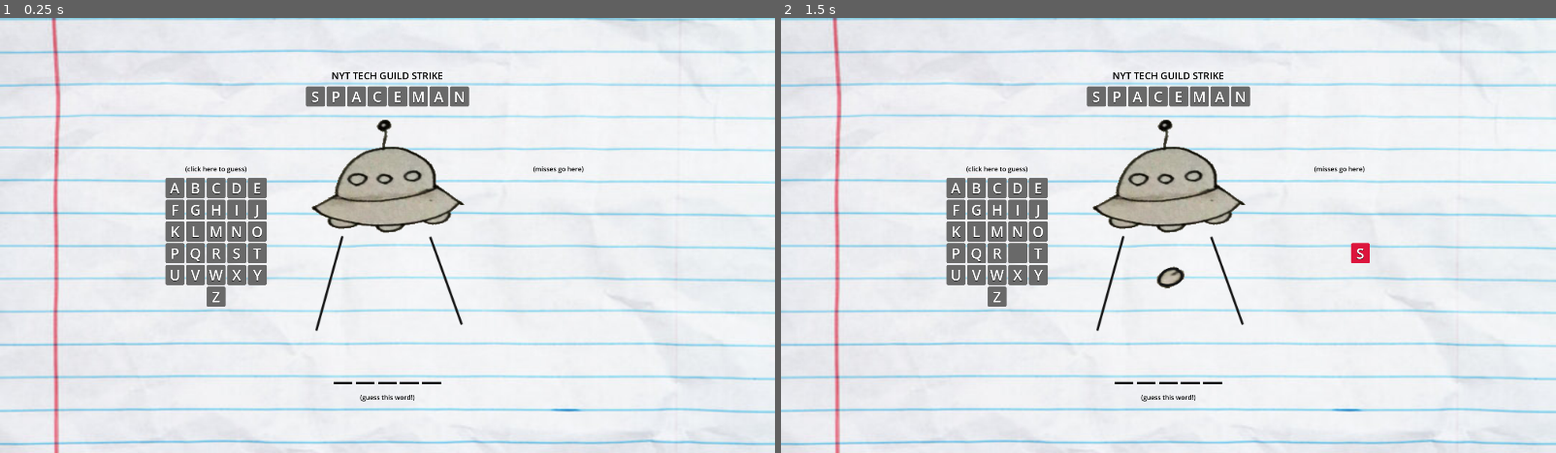
Above: before the commit, frames 1-2 (left to right).
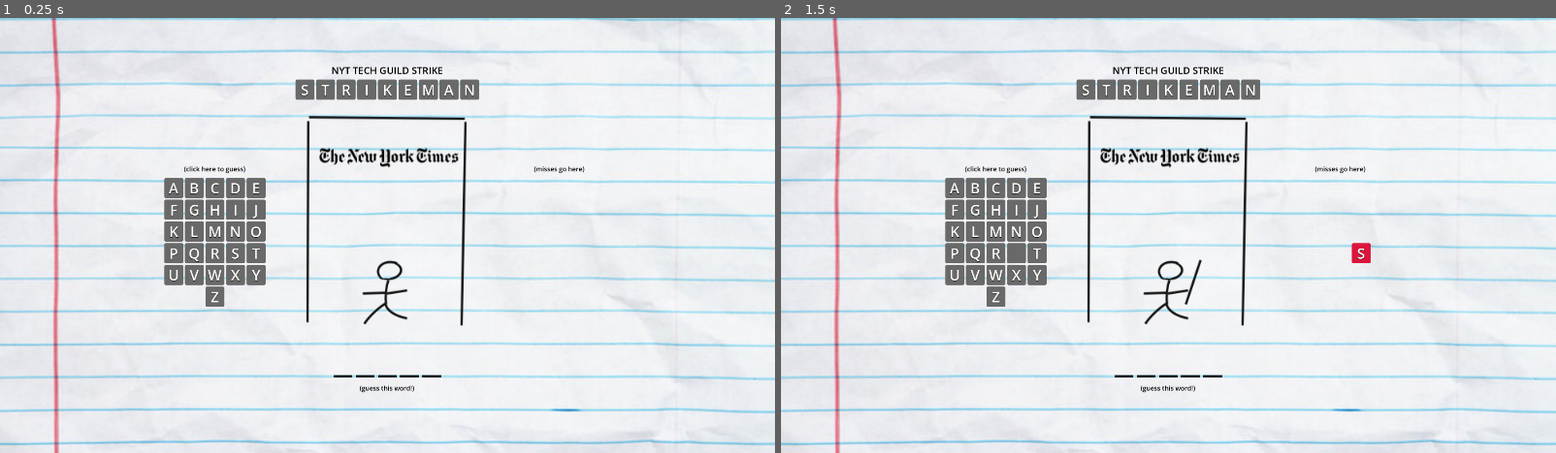
Above: after the commit, the same moments.

Repository: hnelken/techguild-strikeman
Game: Godot game, scene res://game.tscn
The game is run twice, just before and just after one commit, with the same random seed, the same clock (stepped at 60 frames per second) and the same inputs.
Inputs (mouse positions are in pixels of both pictures, inside the frame that each line leads up to):
- Up to frame 1 (0.25 s): no input
- Up to frame 2 (1.5 s): tap Enter at 0.5, 1.25 s; move the mouse to (1339, 213) at 0.52 s; click (1339, 213) at 0.67 s; move the mouse to (1013, 257) at 1.27 s; click (1013, 257) at 1.42 s

The runs differ from the first frame. In frame 1, 6.2% of the frame differs, in the area x 21-76%, y 11-89%; in frame 2, 6.4%, in the area x 21-77%, y 11-89%.

Commit message:
makeover as strikeman

Diff:
--- a/LetterModel/SPACEMAN/title_C.tres
+++ b/LetterModel/STRIKEMAN/title_I.tres
@@ -1,8 +1,8 @@
-[gd_resource type="Resource" script_class="TitleLetterModel" load_steps=2 format=3 uid="uid://btoj5mbon4l5b"]
+[gd_resource type="Resource" script_class="TitleLetterModel" load_steps=2 format=3 uid="uid://ca5j05ugwp6sj"]
 
-[ext_resource type="Script" path="res://LetterModel/title_letter_model.gd" id="1_sw581"]
+[ext_resource type="Script" path="res://LetterModel/title_letter_model.gd" id="1_4dwos"]
 
 [resource]
-script = ExtResource("1_sw581")
-letter = "C"
+script = ExtResource("1_4dwos")
+letter = "I"
 hasBeenGuessed = false
--- /dev/null
+++ b/LetterModel/STRIKEMAN/title_K.tres
@@ -0,0 +1,8 @@
+[gd_resource type="Resource" script_class="TitleLetterModel" load_steps=2 format=3 uid="uid://do53oakfrr77w"]
+
+[ext_resource type="Script" path="res://LetterModel/title_letter_model.gd" id="1_bqiqe"]
+
+[resource]
+script = ExtResource("1_bqiqe")
+letter = "K"
+hasBeenGuessed = false
--- a/LetterModel/SPACEMAN/title_P.tres
+++ b/LetterModel/STRIKEMAN/title_R.tres
@@ -1,8 +1,8 @@
-[gd_resource type="Resource" script_class="TitleLetterModel" load_steps=2 format=3 uid="uid://ca5j05ugwp6sj"]
+[gd_resource type="Resource" script_class="TitleLetterModel" load_steps=2 format=3 uid="uid://btoj5mbon4l5b"]
 
-[ext_resource type="Script" path="res://LetterModel/title_letter_model.gd" id="1_4dwos"]
+[ext_resource type="Script" path="res://LetterModel/title_letter_model.gd" id="1_sw581"]
 
 [resource]
-script = ExtResource("1_4dwos")
-letter = "P"
+script = ExtResource("1_sw581")
+letter = "R"
 hasBeenGuessed = false
--- /dev/null
+++ b/LetterModel/STRIKEMAN/title_T.tres
@@ -0,0 +1,8 @@
+[gd_resource type="Resource" script_class="TitleLetterModel" load_steps=2 format=3 uid="uid://dam041gnxywc4"]
+
+[ext_resource type="Script" path="res://LetterModel/title_letter_model.gd" id="1_h0qof"]
+
+[resource]
+script = ExtResource("1_h0qof")
+letter = "T"
+hasBeenGuessed = false
--- a/game.gd
+++ b/game.gd
@@ -29,10 +29,11 @@
 @onready var wordContainer: WordContainer = %WordContainer
 @onready var inputLetterList: LetterList = %InputLetterList
 @onready var wrongLetterList: LetterList = %WrongLetterList
-@onready var spacemanTexture: TextureRect = %SpacemanTexture
+@onready var strikemanTexture: TextureRect = %StrikemanTexture
 
 func _ready() -> void:
 	_assignCurrentWord()
+	_updateTexture()
 	inputLetterList.onLetterTapped.connect(_handleLetterTapped)
 
 func _assignCurrentWord() -> void:
@@ -51,12 +52,12 @@
 		numberOfMistakes += 1
 		wrongLetterList.handleGuess(letter)
 
-	_updateSpaceman()
+	_updateTexture()
 	_handleGameOverIfNeeded()
 
-func _updateSpaceman() -> void:
-	var imageName = "res://Spaceman/spaceman-" + str(numberOfMistakes) + ".png"
-	spacemanTexture.texture = load(imageName)
+func _updateTexture() -> void:
+	var imageName = "res://Strikeman/strikeman-" + str(numberOfMistakes) + ".png"
+	strikemanTexture.texture = load(imageName)
 
 func _handleGameOverIfNeeded() -> void:
 	var isPuzzleSolved = wordContainer.isWordSolved()
@@ -66,4 +67,3 @@
 
 	isGameOver = true
 	wordContainer.revealWord()
-	print("win: " + str(isPuzzleSolved))
--- a/game.tscn
+++ b/game.tscn
@@ -6,24 +6,29 @@
 [ext_resource type="PackedScene" uid="uid://c2lfsrgg2yg77" path="res://letter_list.tscn" id="2_gc47r"]
 [ext_resource type="Theme" uid="uid://d3ofljg7iynf2" path="res://game_theme.tres" id="3_yd5n8"]
 [ext_resource type="PackedScene" uid="uid://swqg36yihjq6" path="res://letter.tscn" id="5_ims2l"]
-[ext_resource type="Resource" uid="uid://ca5j05ugwp6sj" path="res://LetterModel/SPACEMAN/title_P.tres" id="6_8vs55"]
-[ext_resource type="Resource" uid="uid://dam041gnxywc4" path="res://LetterModel/SPACEMAN/title_A.tres" id="7_6wbna"]
-[ext_resource type="Resource" uid="uid://cqd5b2a20773o" path="res://LetterModel/SPACEMAN/title_N.tres" id="8_hi3uk"]
-[ext_resource type="Resource" uid="uid://c88a7l6ovuw2p" path="res://LetterModel/SPACEMAN/title_S.tres" id="9_aod6v"]
-[ext_resource type="Resource" uid="uid://btoj5mbon4l5b" path="res://LetterModel/SPACEMAN/title_C.tres" id="9_ft8mt"]
-[ext_resource type="Resource" uid="uid://bpmdo6dp74rfn" path="res://LetterModel/SPACEMAN/title_E.tres" id="10_qqbmp"]
-[ext_resource type="Resource" uid="uid://kmp24l6pdw2g" path="res://LetterModel/SPACEMAN/title_M.tres" id="10_ttlbk"]
-[ext_resource type="Texture2D" uid="uid://cgbtnryquc1s7" path="res://Spaceman/spaceman-0.png" id="11_yu6qo"]
+[ext_resource type="Resource" uid="uid://dam041gnxywc4" path="res://LetterModel/STRIKEMAN/title_T.tres" id="7_6wbna"]
+[ext_resource type="Resource" uid="uid://cqd5b2a20773o" path="res://LetterModel/STRIKEMAN/title_N.tres" id="8_hi3uk"]
+[ext_resource type="Resource" uid="uid://btoj5mbon4l5b" path="res://LetterModel/STRIKEMAN/title_R.tres" id="8_hq5ei"]
+[ext_resource type="Resource" uid="uid://c88a7l6ovuw2p" path="res://LetterModel/STRIKEMAN/title_S.tres" id="9_aod6v"]
+[ext_resource type="Resource" uid="uid://ca5j05ugwp6sj" path="res://LetterModel/STRIKEMAN/title_I.tres" id="9_ph2b4"]
+[ext_resource type="Resource" uid="uid://do53oakfrr77w" path="res://LetterModel/STRIKEMAN/title_K.tres" id="10_30fvs"]
+[ext_resource type="Resource" uid="uid://bpmdo6dp74rfn" path="res://LetterModel/STRIKEMAN/title_E.tres" id="10_qqbmp"]
+[ext_resource type="Resource" uid="uid://kmp24l6pdw2g" path="res://LetterModel/STRIKEMAN/title_M.tres" id="10_ttlbk"]
+[ext_resource type="Resource" uid="uid://ccwwa4lcd5pmr" path="res://LetterModel/STRIKEMAN/title_A.tres" id="13_hqjv0"]
+[ext_resource type="Texture2D" uid="uid://beupi5o8po5pt" path="res://Strikeman/strikeman-0.png" id="13_m3tkr"]
 
 [sub_resource type="StyleBoxTexture" id="StyleBoxTexture_uq0l4"]
 texture = ExtResource("2_bbg8d")
 
+[sub_resource type="StyleBoxFlat" id="StyleBoxFlat_o0kc1"]
+bg_color = Color(1, 1, 1, 1)
+
 [node name="Game" type="Node2D"]
 script = ExtResource("1_gp2fx")
 
-[node name="CanvasLayer" type="CanvasLayer" parent="."]
-
-[node name="Background" type="PanelContainer" parent="CanvasLayer"]
+[node name="GameLayer" type="CanvasLayer" parent="."]
+
+[node name="Background" type="PanelContainer" parent="GameLayer"]
 anchors_preset = 15
 anchor_right = 1.0
 anchor_bottom = 1.0
@@ -31,65 +36,65 @@
 grow_vertical = 2
 theme_override_styles/panel = SubResource("StyleBoxTexture_uq0l4")
 
-[node name="HBoxContainer" type="HBoxContainer" parent="CanvasLayer/Background"]
-layout_mode = 2
-
-[node name="InputLetterListContainer" type="VBoxContainer" parent="CanvasLayer/Background/HBoxContainer"]
-layout_mode = 2
-size_flags_horizontal = 3
-
-[node name="TopSpacing" type="Control" parent="CanvasLayer/Background/HBoxContainer/InputLetterListContainer"]
-layout_mode = 2
-size_flags_vertical = 3
-size_flags_stretch_ratio = 1.5
-
-[node name="MarginContainer" type="MarginContainer" parent="CanvasLayer/Background/HBoxContainer/InputLetterListContainer"]
+[node name="HBoxContainer" type="HBoxContainer" parent="GameLayer/Background"]
+layout_mode = 2
+
+[node name="InputLetterListContainer" type="VBoxContainer" parent="GameLayer/Background/HBoxContainer"]
+layout_mode = 2
+size_flags_horizontal = 3
+
+[node name="TopSpacing" type="Control" parent="GameLayer/Background/HBoxContainer/InputLetterListContainer"]
+layout_mode = 2
+size_flags_vertical = 3
+size_flags_stretch_ratio = 1.5
+
+[node name="MarginContainer" type="MarginContainer" parent="GameLayer/Background/HBoxContainer/InputLetterListContainer"]
 layout_mode = 2
 size_flags_horizontal = 3
 theme_override_constants/margin_left = 44
 theme_override_constants/margin_right = 58
 
-[node name="HBoxContainer" type="HBoxContainer" parent="CanvasLayer/Background/HBoxContainer/InputLetterListContainer/MarginContainer"]
-layout_mode = 2
-
-[node name="LeftSpacing" type="Control" parent="CanvasLayer/Background/HBoxContainer/InputLetterListContainer/MarginContainer/HBoxContainer"]
-layout_mode = 2
-size_flags_horizontal = 3
-size_flags_vertical = 3
-size_flags_stretch_ratio = 1.5
-
-[node name="VBoxContainer" type="VBoxContainer" parent="CanvasLayer/Background/HBoxContainer/InputLetterListContainer/MarginContainer/HBoxContainer"]
-layout_mode = 2
-
-[node name="HintLabel" type="Label" parent="CanvasLayer/Background/HBoxContainer/InputLetterListContainer/MarginContainer/HBoxContainer/VBoxContainer"]
+[node name="HBoxContainer" type="HBoxContainer" parent="GameLayer/Background/HBoxContainer/InputLetterListContainer/MarginContainer"]
+layout_mode = 2
+
+[node name="LeftSpacing" type="Control" parent="GameLayer/Background/HBoxContainer/InputLetterListContainer/MarginContainer/HBoxContainer"]
+layout_mode = 2
+size_flags_horizontal = 3
+size_flags_vertical = 3
+size_flags_stretch_ratio = 1.5
+
+[node name="VBoxContainer" type="VBoxContainer" parent="GameLayer/Background/HBoxContainer/InputLetterListContainer/MarginContainer/HBoxContainer"]
+layout_mode = 2
+
+[node name="HintLabel" type="Label" parent="GameLayer/Background/HBoxContainer/InputLetterListContainer/MarginContainer/HBoxContainer/VBoxContainer"]
 custom_minimum_size = Vector2(0, 30)
 layout_mode = 2
 theme_override_colors/font_color = Color(0, 0, 0, 1)
 text = "(click here to guess)"
 horizontal_alignment = 1
 
-[node name="InputLetterList" parent="CanvasLayer/Background/HBoxContainer/InputLetterListContainer/MarginContainer/HBoxContainer/VBoxContainer" instance=ExtResource("2_gc47r")]
+[node name="InputLetterList" parent="GameLayer/Background/HBoxContainer/InputLetterListContainer/MarginContainer/HBoxContainer/VBoxContainer" instance=ExtResource("2_gc47r")]
 unique_name_in_owner = true
 custom_minimum_size = Vector2(275, 0)
 layout_mode = 2
 
-[node name="BottomSpacing" type="Control" parent="CanvasLayer/Background/HBoxContainer/InputLetterListContainer"]
-layout_mode = 2
-size_flags_vertical = 3
-size_flags_stretch_ratio = 1.5
-
-[node name="MiddleContainer" type="VBoxContainer" parent="CanvasLayer/Background/HBoxContainer"]
+[node name="BottomSpacing" type="Control" parent="GameLayer/Background/HBoxContainer/InputLetterListContainer"]
+layout_mode = 2
+size_flags_vertical = 3
+size_flags_stretch_ratio = 1.5
+
+[node name="MiddleContainer" type="VBoxContainer" parent="GameLayer/Background/HBoxContainer"]
 custom_minimum_size = Vector2(450, 0)
 layout_mode = 2
 size_flags_stretch_ratio = 2.0
 alignment = 1
 
-[node name="TopSpacing" type="Control" parent="CanvasLayer/Background/HBoxContainer/MiddleContainer"]
+[node name="TopSpacing" type="Control" parent="GameLayer/Background/HBoxContainer/MiddleContainer"]
 layout_mode = 2
 size_flags_vertical = 3
 size_flags_stretch_ratio = 0.3
 
-[node name="Title" type="Label" parent="CanvasLayer/Background/HBoxContainer/MiddleContainer"]
+[node name="Title" type="Label" parent="GameLayer/Background/HBoxContainer/MiddleContainer"]
 custom_minimum_size = Vector2(250, 0)
 layout_mode = 2
 size_flags_vertical = 3
@@ -101,118 +106,140 @@
 horizontal_alignment = 1
 autowrap_mode = 2
 
-[node name="SPACEMAN" type="HBoxContainer" parent="CanvasLayer/Background/HBoxContainer/MiddleContainer"]
+[node name="STRIKEMAN" type="HBoxContainer" parent="GameLayer/Background/HBoxContainer/MiddleContainer"]
 layout_mode = 2
 alignment = 1
 
-[node name="S" parent="CanvasLayer/Background/HBoxContainer/MiddleContainer/SPACEMAN" instance=ExtResource("5_ims2l")]
+[node name="S" parent="GameLayer/Background/HBoxContainer/MiddleContainer/STRIKEMAN" instance=ExtResource("5_ims2l")]
 layout_mode = 2
 letterModel = ExtResource("9_aod6v")
 
-[node name="P" parent="CanvasLayer/Background/HBoxContainer/MiddleContainer/SPACEMAN" instance=ExtResource("5_ims2l")]
-layout_mode = 2
-letterModel = ExtResource("6_8vs55")
-
-[node name="A" parent="CanvasLayer/Background/HBoxContainer/MiddleContainer/SPACEMAN" instance=ExtResource("5_ims2l")]
+[node name="T" parent="GameLayer/Background/HBoxContainer/MiddleContainer/STRIKEMAN" instance=ExtResource("5_ims2l")]
 layout_mode = 2
 letterModel = ExtResource("7_6wbna")
 
-[node name="C" parent="CanvasLayer/Background/HBoxContainer/MiddleContainer/SPACEMAN" instance=ExtResource("5_ims2l")]
-layout_mode = 2
-letterModel = ExtResource("9_ft8mt")
-
-[node name="E" parent="CanvasLayer/Background/HBoxContainer/MiddleContainer/SPACEMAN" instance=ExtResource("5_ims2l")]
+[node name="R" parent="GameLayer/Background/HBoxContainer/MiddleContainer/STRIKEMAN" instance=ExtResource("5_ims2l")]
+layout_mode = 2
+letterModel = ExtResource("8_hq5ei")
+
+[node name="I" parent="GameLayer/Background/HBoxContainer/MiddleContainer/STRIKEMAN" instance=ExtResource("5_ims2l")]
+layout_mode = 2
+letterModel = ExtResource("9_ph2b4")
+
+[node name="K" parent="GameLayer/Background/HBoxContainer/MiddleContainer/STRIKEMAN" instance=ExtResource("5_ims2l")]
+layout_mode = 2
+letterModel = ExtResource("10_30fvs")
+
+[node name="E" parent="GameLayer/Background/HBoxContainer/MiddleContainer/STRIKEMAN" instance=ExtResource("5_ims2l")]
 layout_mode = 2
 letterModel = ExtResource("10_qqbmp")
 
-[node name="M" parent="CanvasLayer/Background/HBoxContainer/MiddleContainer/SPACEMAN" instance=ExtResource("5_ims2l")]
+[node name="M" parent="GameLayer/Background/HBoxContainer/MiddleContainer/STRIKEMAN" instance=ExtResource("5_ims2l")]
 layout_mode = 2
 letterModel = ExtResource("10_ttlbk")
 
-[node name="A2" parent="CanvasLayer/Background/HBoxContainer/MiddleContainer/SPACEMAN" instance=ExtResource("5_ims2l")]
-layout_mode = 2
-letterModel = ExtResource("7_6wbna")
-
-[node name="N" parent="CanvasLayer/Background/HBoxContainer/MiddleContainer/SPACEMAN" instance=ExtResource("5_ims2l")]
+[node name="A2" parent="GameLayer/Background/HBoxContainer/MiddleContainer/STRIKEMAN" instance=ExtResource("5_ims2l")]
+layout_mode = 2
+letterModel = ExtResource("13_hqjv0")
+
+[node name="N" parent="GameLayer/Background/HBoxContainer/MiddleContainer/STRIKEMAN" instance=ExtResource("5_ims2l")]
 layout_mode = 2
 letterModel = ExtResource("8_hi3uk")
 
-[node name="TitleSpacing" type="Control" parent="CanvasLayer/Background/HBoxContainer/MiddleContainer"]
+[node name="TitleSpacing" type="Control" parent="GameLayer/Background/HBoxContainer/MiddleContainer"]
 layout_mode = 2
 size_flags_vertical = 3
 size_flags_stretch_ratio = 0.05
 
-[node name="SpacemanTexture" type="TextureRect" parent="CanvasLayer/Background/HBoxContainer/MiddleContainer"]
-unique_name_in_owner = true
-layout_mode = 2
-texture = ExtResource("11_yu6qo")
+[node name="StrikemanTexture" type="TextureRect" parent="GameLayer/Background/HBoxContainer/MiddleContainer"]
+unique_name_in_owner = true
+layout_mode = 2
+texture = ExtResource("13_m3tkr")
 expand_mode = 5
 
-[node name="MiddleSpacing" type="Control" parent="CanvasLayer/Background/HBoxContainer/MiddleContainer"]
+[node name="MiddleSpacing" type="Control" parent="GameLayer/Background/HBoxContainer/MiddleContainer"]
 visible = false
 layout_mode = 2
 size_flags_vertical = 3
 size_flags_stretch_ratio = 1.5
 
-[node name="WordContainer" parent="CanvasLayer/Background/HBoxContainer/MiddleContainer" instance=ExtResource("2_0vspn")]
+[node name="WordContainer" parent="GameLayer/Background/HBoxContainer/MiddleContainer" instance=ExtResource("2_0vspn")]
 unique_name_in_owner = true
 layout_mode = 2
 size_flags_stretch_ratio = 0.25
 currentWord = "Solidarity"
 
-[node name="HintLabel" type="Label" parent="CanvasLayer/Background/HBoxContainer/MiddleContainer"]
+[node name="HintLabel" type="Label" parent="GameLayer/Background/HBoxContainer/MiddleContainer"]
 layout_mode = 2
 size_flags_stretch_ratio = 0.5
 theme_override_colors/font_color = Color(0, 0, 0, 1)
 text = "(guess this word!)"
 horizontal_alignment = 1
 
-[node name="BottomSpacing" type="Control" parent="CanvasLayer/Background/HBoxContainer/MiddleContainer"]
-layout_mode = 2
-size_flags_vertical = 3
-size_flags_stretch_ratio = 0.3
-
-[node name="WrongLetterListContainer" type="VBoxContainer" parent="CanvasLayer/Background/HBoxContainer"]
-layout_mode = 2
-size_flags_horizontal = 3
-
-[node name="TopSpacing" type="Control" parent="CanvasLayer/Background/HBoxContainer/WrongLetterListContainer"]
-layout_mode = 2
-size_flags_vertical = 3
-size_flags_stretch_ratio = 1.5
-
-[node name="MarginContainer" type="MarginContainer" parent="CanvasLayer/Background/HBoxContainer/WrongLetterListContainer"]
+[node name="BottomSpacing" type="Control" parent="GameLayer/Background/HBoxContainer/MiddleContainer"]
+layout_mode = 2
+size_flags_vertical = 3
+size_flags_stretch_ratio = 0.4
+
+[node name="WrongLetterListContainer" type="VBoxContainer" parent="GameLayer/Background/HBoxContainer"]
+layout_mode = 2
+size_flags_horizontal = 3
+
+[node name="TopSpacing" type="Control" parent="GameLayer/Background/HBoxContainer/WrongLetterListContainer"]
+layout_mode = 2
+size_flags_vertical = 3
+size_flags_stretch_ratio = 1.5
+
+[node name="MarginContainer" type="MarginContainer" parent="GameLayer/Background/HBoxContainer/WrongLetterListContainer"]
 layout_mode = 2
 size_flags_horizontal = 3
 theme_override_constants/margin_left = 58
 theme_override_constants/margin_right = 44
 
-[node name="HBoxContainer" type="HBoxContainer" parent="CanvasLayer/Background/HBoxContainer/WrongLetterListContainer/MarginContainer"]
-layout_mode = 2
-
-[node name="VBoxContainer" type="VBoxContainer" parent="CanvasLayer/Background/HBoxContainer/WrongLetterListContainer/MarginContainer/HBoxContainer"]
-layout_mode = 2
-
-[node name="HintLabel" type="Label" parent="CanvasLayer/Background/HBoxContainer/WrongLetterListContainer/MarginContainer/HBoxContainer/VBoxContainer"]
+[node name="HBoxContainer" type="HBoxContainer" parent="GameLayer/Background/HBoxContainer/WrongLetterListContainer/MarginContainer"]
+layout_mode = 2
+
+[node name="VBoxContainer" type="VBoxContainer" parent="GameLayer/Background/HBoxContainer/WrongLetterListContainer/MarginContainer/HBoxContainer"]
+layout_mode = 2
+
+[node name="HintLabel" type="Label" parent="GameLayer/Background/HBoxContainer/WrongLetterListContainer/MarginContainer/HBoxContainer/VBoxContainer"]
 custom_minimum_size = Vector2(0, 30)
 layout_mode = 2
 theme_override_colors/font_color = Color(0, 0, 0, 1)
 text = "(misses go here)"
 horizontal_alignment = 1
 
-[node name="WrongLetterList" parent="CanvasLayer/Background/HBoxContainer/WrongLetterListContainer/MarginContainer/HBoxContainer/VBoxContainer" instance=ExtResource("2_gc47r")]
+[node name="WrongLetterList" parent="GameLayer/Background/HBoxContainer/WrongLetterListContainer/MarginContainer/HBoxContainer/VBoxContainer" instance=ExtResource("2_gc47r")]
 unique_name_in_owner = true
 custom_minimum_size = Vector2(275, 0)
 layout_mode = 2
 listType = 1
 
-[node name="RightSpacing" type="Control" parent="CanvasLayer/Background/HBoxContainer/WrongLetterListContainer/MarginContainer/HBoxContainer"]
-layout_mode = 2
-size_flags_horizontal = 3
-size_flags_vertical = 3
-size_flags_stretch_ratio = 1.5
-
-[node name="BottomSpacing" type="Control" parent="CanvasLayer/Background/HBoxContainer/WrongLetterListContainer"]
-layout_mode = 2
-size_flags_vertical = 3
-size_flags_stretch_ratio = 1.5
+[node name="RightSpacing" type="Control" parent="GameLayer/Background/HBoxContainer/WrongLetterListContainer/MarginContainer/HBoxContainer"]
+layout_mode = 2
+size_flags_horizontal = 3
+size_flags_vertical = 3
+size_flags_stretch_ratio = 1.5
+
+[node name="BottomSpacing" type="Control" parent="GameLayer/Background/HBoxContainer/WrongLetterListContainer"]
+layout_mode = 2
+size_flags_vertical = 3
+size_flags_stretch_ratio = 1.5
+
+[node name="MenuLayer" type="CanvasLayer" parent="."]
+
+[node name="PanelContainer" type="PanelContainer" parent="MenuLayer"]
+visible = false
+custom_minimum_size = Vector2(300, 300)
+anchors_preset = 8
+anchor_left = 0.5
+anchor_top = 0.5
+anchor_right = 0.5
+anchor_bottom = 0.5
+offset_left = -20.0
+offset_top = -20.0
+offset_right = 20.0
+offset_bottom = 20.0
+grow_horizontal = 2
+grow_vertical = 2
+theme_override_styles/panel = SubResource("StyleBoxFlat_o0kc1")
--- a/project.godot
+++ b/project.godot
@@ -10,7 +10,7 @@
 
 [application]
 
-config/name="Strike-Spaceman"
+config/name="Strikeman"
 run/main_scene="res://game.tscn"
 config/features=PackedStringArray("4.2", "GL Compatibility")
 config/icon="res://icon.svg"
Not shown: 1 places in LetterModel/STRIKEMAN/title_A.tres that only renumber resources
Renamed: LetterModel/SPACEMAN/title_E.tres -> LetterModel/STRIKEMAN/title_E.tres
Renamed: LetterModel/SPACEMAN/title_M.tres -> LetterModel/STRIKEMAN/title_M.tres
Renamed: LetterModel/SPACEMAN/title_N.tres -> LetterModel/STRIKEMAN/title_N.tres
Renamed: LetterModel/SPACEMAN/title_S.tres -> LetterModel/STRIKEMAN/title_S.tres
Binary file removed: Spaceman/spaceman-0.png
Binary file removed: Spaceman/spaceman-1.png
Binary file removed: Spaceman/spaceman-2.png
Binary file removed: Spaceman/spaceman-3.png
Binary file removed: Spaceman/spaceman-4.png
Binary file removed: Spaceman/spaceman-5.png
Binary file removed: Spaceman/spaceman-6.png
(and 15 more such lines)
